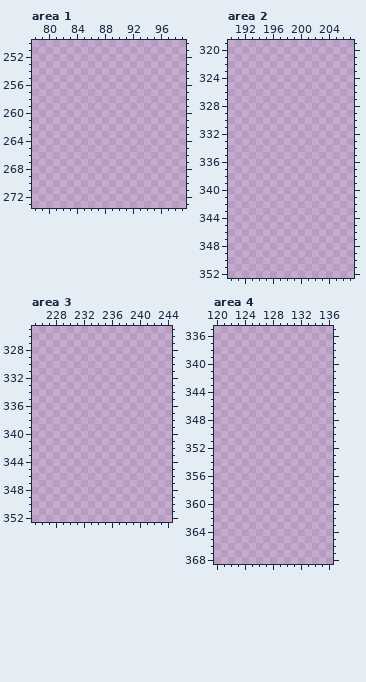
A pixel-art file gets an edit: BurningKnight/Content/Animations/props.ase. Above is the file before it was changed.
256x376 pixels, 1 frame. Shown: area 1: x 78..99, y 250..273; area 2: x 190..207, y 319..352; area 3: x 225..244, y 325..352; area 4: x 120..136, y 335..368. The commit also changed other parts of the picture, which this record leaves out.
The result:
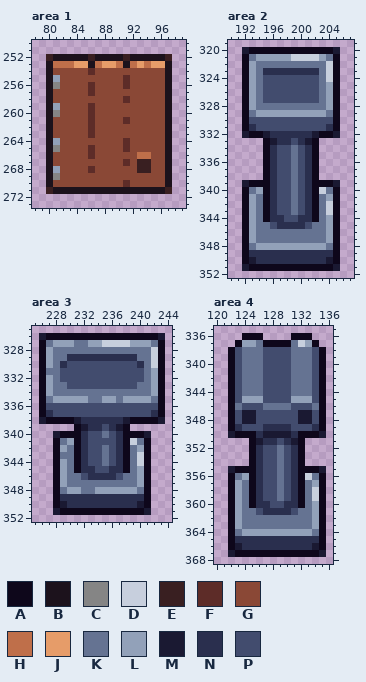
Palette (. is transparent): A #0e071b  B #1c121c  C #858585  D #c7cfdd  E #391f21  F #5d2c28  G #8a4836  H #bf6f4a  J #e69c69  K #657392  L #92a1b9  M #1a1932  N #2a2f4e  P #424c6e
Edits made:
--- area 1
@@ x 78..99 @@
 251 ......................
-252 ......................
-253 ......................
-254 ......................
-255 ......................
-256 ......................
-257 ......................
-258 ......................
-259 ......................
-260 ......................
-261 ......................
-262 ......................
-263 ......................
-264 ......................
-265 ......................
-266 ......................
-267 ......................
-268 ......................
-269 ......................
-270 ......................
-271 ......................
+252 ..EBBBBBEBBBBEBBBBBE..
+253 ..BHHHJJBHJJHBHJHJJB..
+254 ..BGGGGGFGGGGGGGGGGB..
+255 ..BLGGGGGGGGGFGGGGGB..
+256 ..BCGGGGFGGGGFGGGGGB..
+257 ..BGGGGGFGGGGGGGGGGB..
+258 ..BGGGGGGGGGGFGGGGGB..
+259 ..BLGGGGFGGGGGGGGGGB..
+260 ..BCGGGGFGGGGGGGGGGB..
+261 ..BGGGGGFGGGGFGGGGGB..
+262 ..BGGGGGFGGGGGGGGGGB..
+263 ..BGGGGGFGGGGGGGGGGB..
+264 ..BLGGGGGGGGGFGGGGGB..
+265 ..BCGGGGFGGGGFGGGGGB..
+266 ..BGGGGGFGGGGGGHHGGB..
+267 ..BGGGGGGGGGGFGEEGGB..
+268 ..BLGGGGFGGGGGGEEGGB..
+269 ..BCGGGGGGGGGGGGGGGB..
+270 ..BGGGGGGGGGGFGGGGGB..
+271 ..EBBBBBBBBBBBBBBBBE..
 272 ......................
--- area 2
@@ x 190..207 @@
 319 ..................
-320 ..................
-321 ..................
-322 ..................
-323 ..................
-324 ..................
-325 ..................
-326 ..................
-327 ..................
-328 ..................
-329 ..................
-330 ..................
-331 ..................
-332 ..................
-333 ..................
-334 ..................
-335 ..................
-336 ..................
-337 ..................
-338 ..................
-339 ..................
-340 ..................
-341 ..................
-342 ..................
-343 ..................
-344 ..................
-345 ..................
-346 ..................
-347 ..................
-348 ..................
-349 ..................
-350 ..................
-351 ..................
+320 ..MAAAAAAAAAAAAM..
+321 ..AKLLLLLDDDDLKA..
+322 ..ALKKKKKKKKKKDA..
+323 ..ALKNNNNNNNNKDA..
+324 ..ALKPPPPPPPPKDA..
+325 ..ALKPPPPPPPPKLA..
+326 ..ALKPPPPPPPPKLA..
+327 ..ALKPPPPPPPPKLA..
+328 ..ALKKKKKKKKKKLA..
+329 ..AKLLLLLLLLLLKA..
+330 ..APPPPPPPPPPPPA..
+331 ..ANPPPPPPPPPPNA..
+332 ..MAAMNNNNNNMAAM..
+333 .....AMNNPNMA.....
+334 .....ANPPKPNA.....
+335 .....ANPPKPNA.....
+336 .....ANPPKPNA.....
+337 .....ANPPKPNA.....
+338 .....ANPPKPNA.....
+339 ..MAAANPPKPNAAAM..
+340 ..AKLANPPKPNADKA..
+341 ..ALKANPPKPNAKLA..
+342 ..ALKANPPKPNAKDA..
+343 ..ALKANPPKPNAKDA..
+344 ..ALKANNPPNNAKLA..
+345 ..ALKKPNNNNPKKLA..
+346 ..ALKKKKKKKKKKLA..
+347 ..ALKKKKKKKKKKLA..
+348 ..AKLLLLLLLLLLKA..
+349 ..ANNNNNNNNNNNNA..
+350 ..AMNNNNNNNNNNMA..
+351 ..MAAAAAAAAAAAAM..
 352 ..................
--- area 3
@@ x 225..244 @@
 325 ....................
-326 ....................
-327 ....................
-328 ....................
-329 ....................
-330 ....................
-331 ....................
-332 ....................
-333 ....................
-334 ....................
-335 ....................
-336 ....................
-337 ....................
-338 ....................
-339 ....................
-340 ....................
-341 ....................
-342 ....................
-343 ....................
-344 ....................
-345 ....................
-346 ....................
-347 ....................
-348 ....................
-349 ....................
-350 ....................
-351 ....................
+326 .MAAAAAAAAAAAAAAAAM.
+327 .AKLLLKKLLDDDDLLLKA.
+328 .ALKKKKKKKKKKKKKKDA.
+329 .ALKKNNNNNNNNNNKKDA.
+330 .ALKNPPPPPPPPPPNKDA.
+331 .AKKPPPPPPPPPPPPKLA.
+332 .ALKPPPPPPPPPPPPKLA.
+333 .ALKKPPPPPPPPPPKKLA.
+334 .ALKKKKKKKKKKKKKKLA.
+335 .AKLLLLLKKLLKLLLLKA.
+336 .APPPPPPPPPPPPPPPPA.
+337 .ANPPPPPPPPPPPPPPNA.
+338 .MAAAAMNNNNNNMAAAAM.
+339 ......AMNNPNMA......
+340 ...MAAANPPKPNAAAM...
+341 ...AKLANPPPPNADKA...
+342 ...ALKANPPKPNAKLA...
+343 ...AKKANPPKPNAKDA...
+344 ...ALKANPPKPNAKDA...
+345 ...ALKANNPPNNAKLA...
+346 ...ALKKPNNNNPKKLA...
+347 ...ALKKKKKKKKKKLA...
+348 ...AKLLKKLLLLLLKA...
+349 ...ANNNNNNNNNNNNA...
+350 ...AMNNNNNNNNNNMA...
+351 ...MAAAAAAAAAAAAM...
 352 ....................
--- area 4
@@ x 120..136 @@
 335 .................
-336 .................
-337 .................
-338 .................
-339 .................
-340 .................
-341 .................
-342 .................
-343 .................
-344 .................
-345 .................
-346 .................
-347 .................
-348 .................
-349 .................
-350 .................
-351 .................
-352 .................
-353 .................
-354 .................
-355 .................
-356 .................
-357 .................
-358 .................
-359 .................
-360 .................
-361 .................
-362 .................
-363 .................
-364 .................
-365 .................
-366 .................
-367 .................
+336 ....AAA....AAA...
+337 ...ALLKAAAAKDLA..
+338 ..APKKKPPPPKKKPA.
+339 ..APKKKPPPPKKKPA.
+340 ..APKKKPPPPKKKPA.
+341 ..APKKKPPPPKKKPA.
+342 ..APKKKPPPPKKKPA.
+343 ..APKKKPPPPKKKPA.
+344 ..APKKKPPPPKKKPA.
+345 ..APLLLPPPPLLLPA.
+346 ..AKPPPKKKKPPPKA.
+347 ..APMMPPPPPPMMPA.
+348 ..APMMPPPPPPMMPA.
+349 ..ANPPPNNNNPPPNA.
+350 ..MAAANMMMMNAAAM.
+351 .....AMNNPNMA....
+352 .....ANPPKPNA....
+353 .....ANPPKPNA....
+354 .....ANPPKPNA....
+355 ..MAAANPPKPNAAAM.
+356 ..AKLANPPKPNADKA.
+357 ..ALKANPPKPNAKLA.
+358 ..ALKANPPKPNAKDA.
+359 ..ALKANPPKPNAKDA.
+360 ..ALKANNPPNNAKLA.
+361 ..ALKKPNNNNPKKLA.
+362 ..ALKKKKKKKKKKLA.
+363 ..ALKKKKKKKKKKLA.
+364 ..AKLLLLLLLLLLKA.
+365 ..ANNNNNNNNNNNNA.
+366 ..AMNNNNNNNNNNMA.
+367 ..MAAAAAAAAAAAAM.
 368 .................
